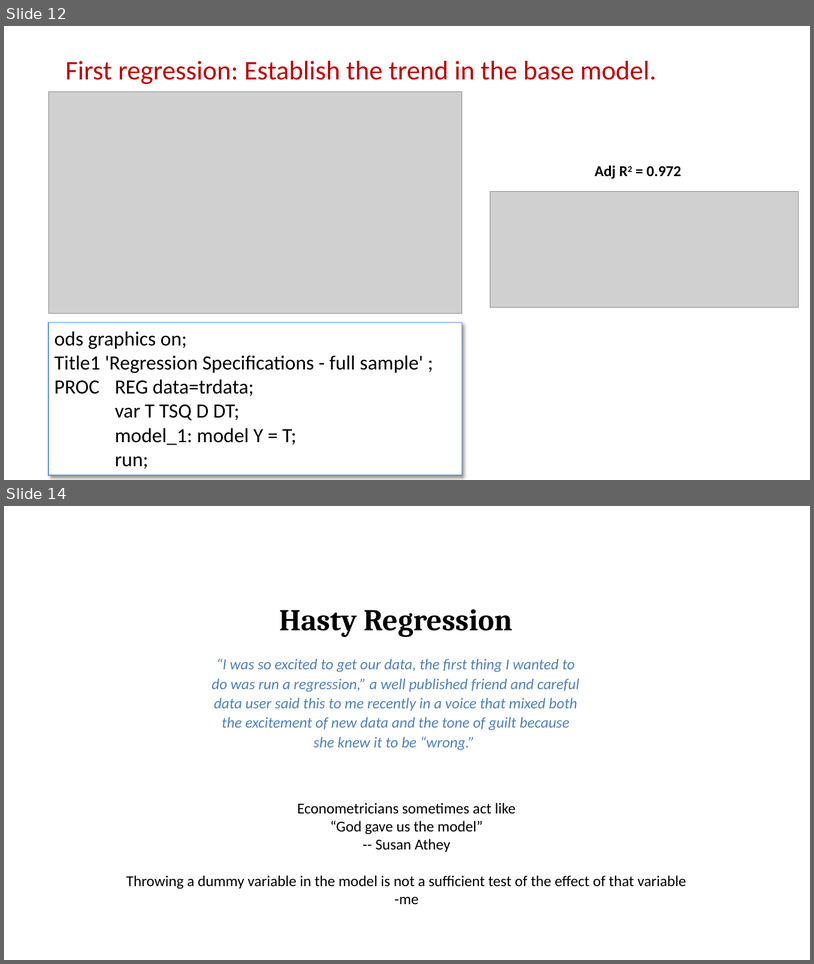
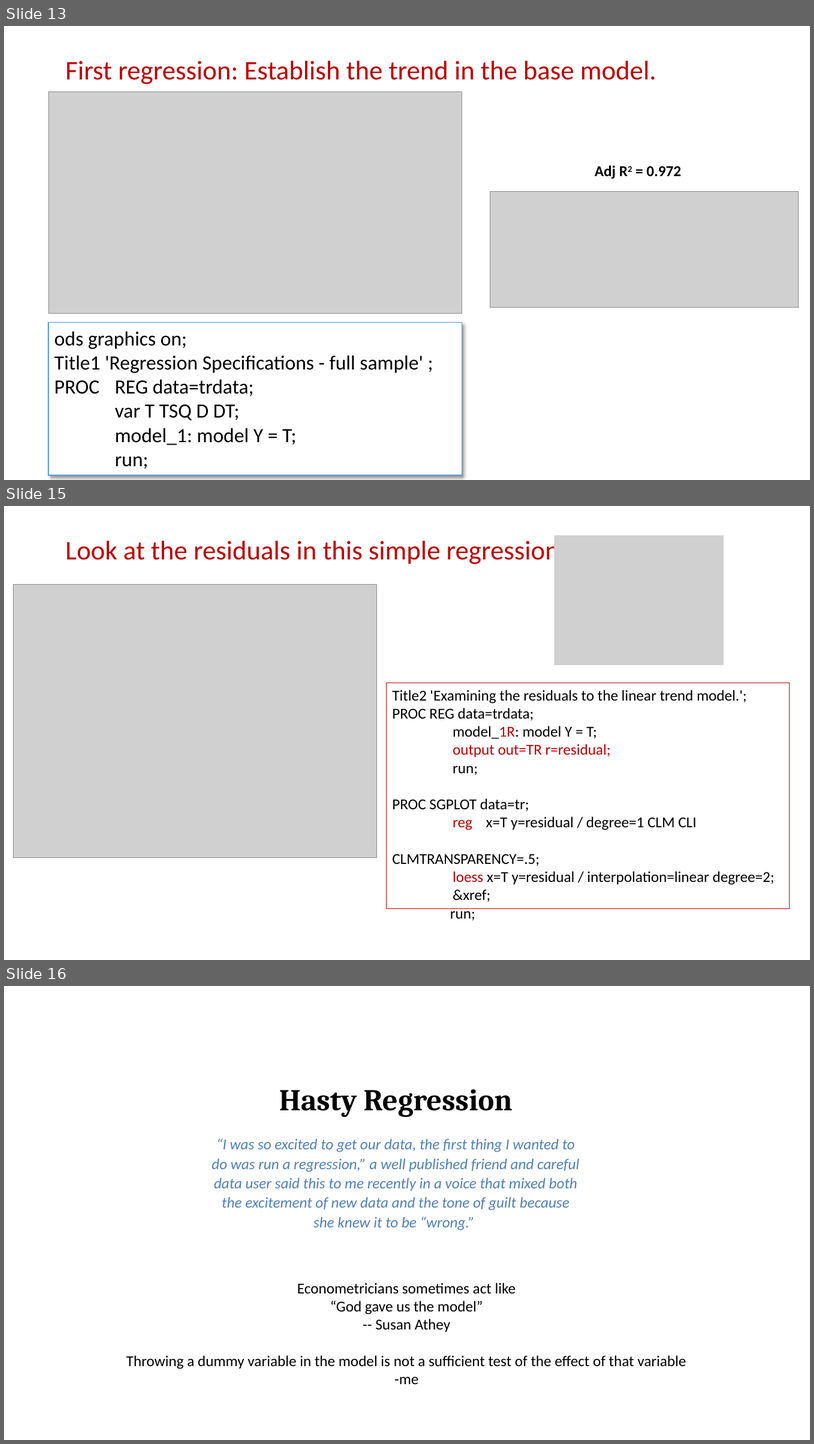
Before and after one commit to campnmug/Model_selection_and_inference, a slide deck: SCSUG 2019 Presentation deck - Do you know when your data is lying to you- Regression HOW.pptx. Shown one above the other, each under a label of ours: slides 12 and 14 before the commit, slides 13, 15 and 16 after it; the slides between them are not shown. The pictures are 814x964 and 814x1444 pixels, drawn with LibreOffice and Linux fonts; fonts in the diff are those of the drawing; grey boxes stand for pictures. Boxes give left, top, right and bottom in pixels: in the first picture for what was removed or moved away, otherwise in the second. Text is boxed around its words. In the diff, an @@ line names an element or a change of style, - is before the commit and + after.

```diff
--- a/SCSUG 2019 Presentation deck - Do you know when your data is lying to you- Regression HOW.pptx
+++ b/SCSUG 2019 Presentation deck - Do you know when your data is lying to you- Regression HOW.pptx
@@ slide 15 added at (4, 506, 810, 960), background #FFFFFF @@
@@ title added at (65, 537, 560, 567), 32 pt, text #C00000 @@
+Look at the residuals in this simple regression
@@ picture added at (555, 535, 724, 664) @@
@@ picture added at (13, 585, 377, 858) @@
@@ rectangle added at (386, 682, 790, 909), outline #C00000 0.75 pt, 18 pt, text #000000 @@
+Title2 'Examining the residuals to the linear trend model.';
+PROC REG data=trdata;
+model_1R: model Y = T;
+output out=TR r=residual;
+run;
+PROC SGPLOT data=tr;
+reg x=T y=residual / degree=1 CLM CLI CLMTRANSPARENCY=.5;
+loess x=T y=residual / interpolation=linear degree=2;
+&xref;
+run;
@@ what was slide 12 is now slide 13 @@
@@ what was slide 14 is now slide 16 @@
```
Also in this commit, not shown: 14 slides changed, 2 other slides added, 1 slide removed.
